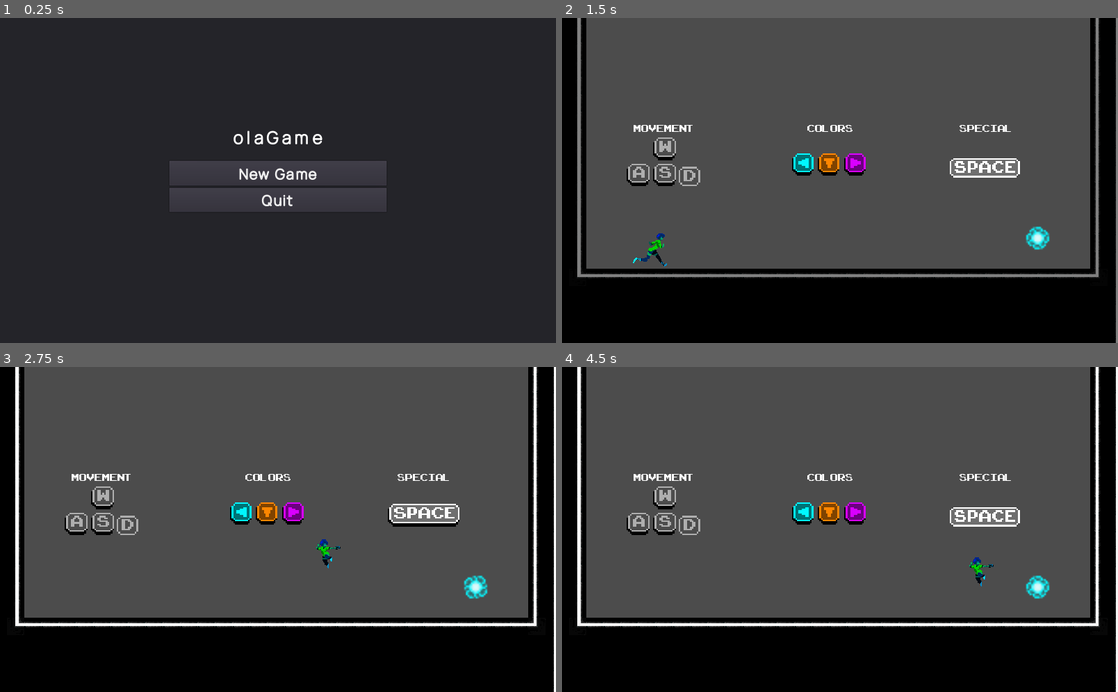
Above: before the commit, frames 1-4 (two rows, left to right).
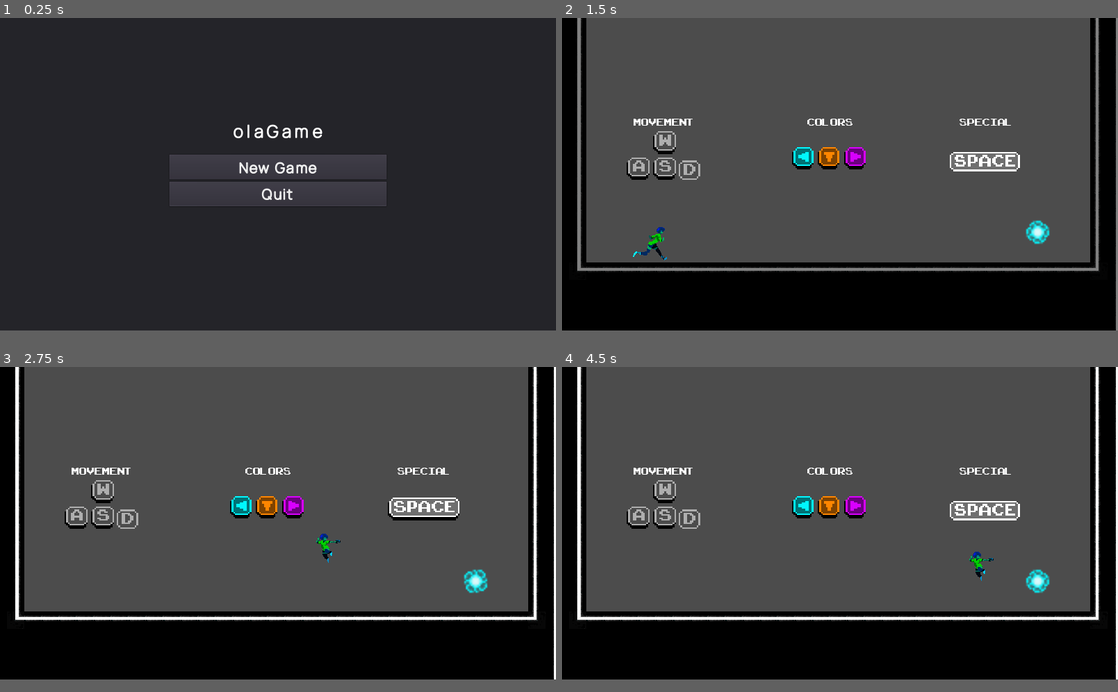
Above: after the commit, the same moments.

Repository: ivancdlarrain/olaGames
Game: Godot game, scene res://scenes/menus/Main_menu.tscn
The game is run twice, just before and just after one commit, with the same random seed, the same clock (stepped at 60 frames per second) and the same inputs.
Inputs:
- Up to frame 1 (0.25 s): no input
- Up to frame 2 (1.5 s): click "New Game" at 0.5 s; hold D (WASD_right) from 1.28 s (still down); hold Space (special) from 1.28 s (still down)
- Up to frame 3 (2.75 s): keep holding D (WASD_right); tap W (WASD_up) at 1.52, 2.27 s; release Space (special) at 2.03 s; tap Space (special) at 2.1 s
- Up to frame 4 (4.5 s): release D (WASD_right) at 2.78 s; hold A (WASD_left) 2.78-3.53 s; hold Space (special) 2.78-3.53 s; hold D (WASD_right) from 3.53 s (still down); tap Space (special) at 3.6 s; tap W (WASD_up) at 3.77 s; hold Space (special) from 4.28 s (still down)
In our replay, the window is 800x468 before the commit and 800x450 after it. These sizes can differ from the game's own. Grey fills any space a smaller window leaves; there, only what the larger window draws over its background counts as a difference.

The runs differ from the first frame. In frame 1, 2.4% of the frame differs, in the area x 30-70%, y 32-60%; in frame 2, 6.8%; in frame 3, 7.7%, in the area x 2-100%, y 0-100%; in frame 4, 7.5%.

Commit message:
Update project.godot
changed resolution

Diff:
--- a/project.godot
+++ b/project.godot
@@ -26,6 +26,9 @@
 
 [display]
 
+window/size/height=576
+window/size/borderless=true
+window/size/fullscreen=true
 window/stretch/mode="2d"
 window/stretch/aspect="keep"
 
